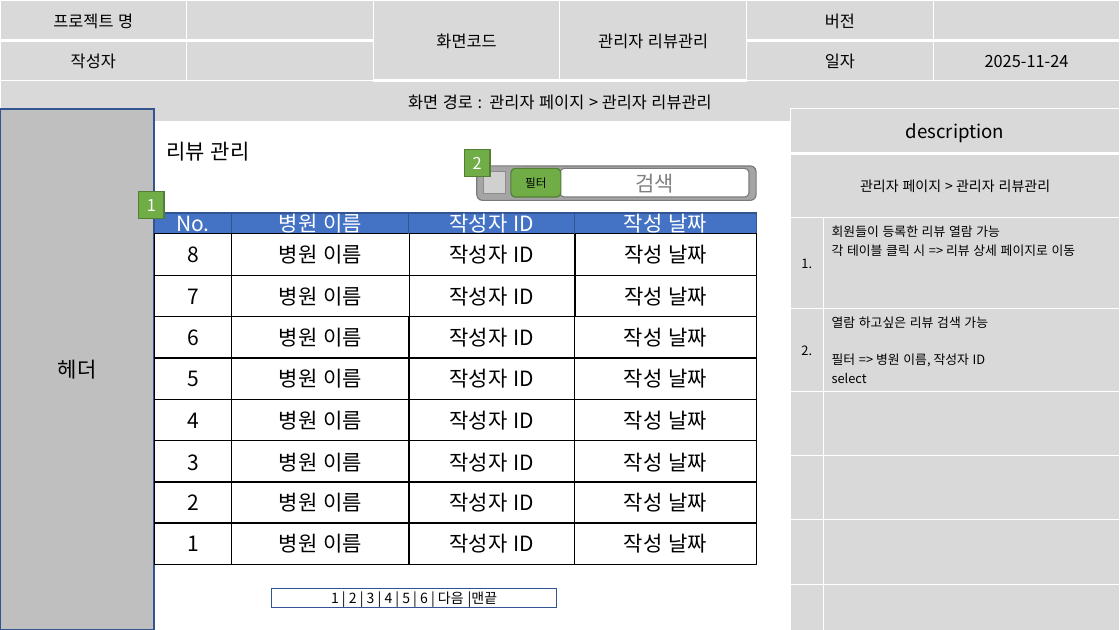
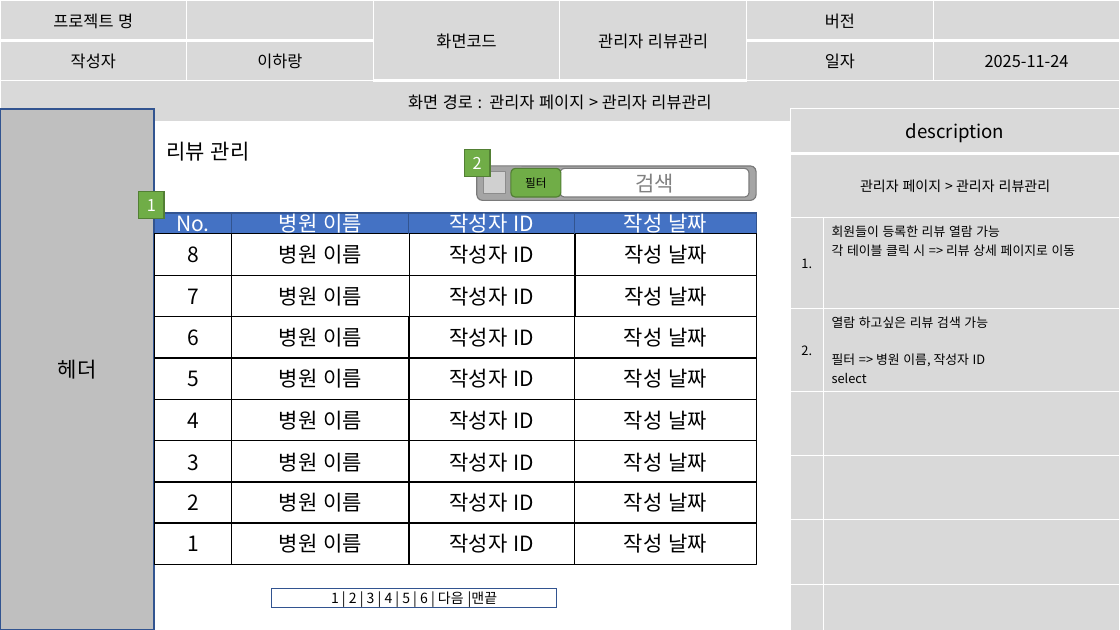
Before and after one commit to imyongchan/source, a slide deck: slide 58 of 종합기획/종합/스토리보드_종합중.pptx (slide 57 before the commit). Drawn at 1120x630 pixels with LibreOffice and Linux fonts; fonts in the diff are those of the drawing; grey boxes stand for pictures. Boxes give left, top, right and bottom in pixels: in the first picture for what was removed or moved away, otherwise in the second. Text is boxed around its words. In the diff, an @@ line names an element or a change of style, - is before the commit and + after.

```diff
--- a/종합기획/종합/스토리보드_종합중.pptx
+++ b/종합기획/종합/스토리보드_종합중.pptx
@@ table at (x1=0, y1=0, x2=1119, y2=114) @@
-row 2, column 2: 
+row 2, column 2: 이하랑
```
Also in this commit, not shown: 19 other slides changed, 1 slide added.
